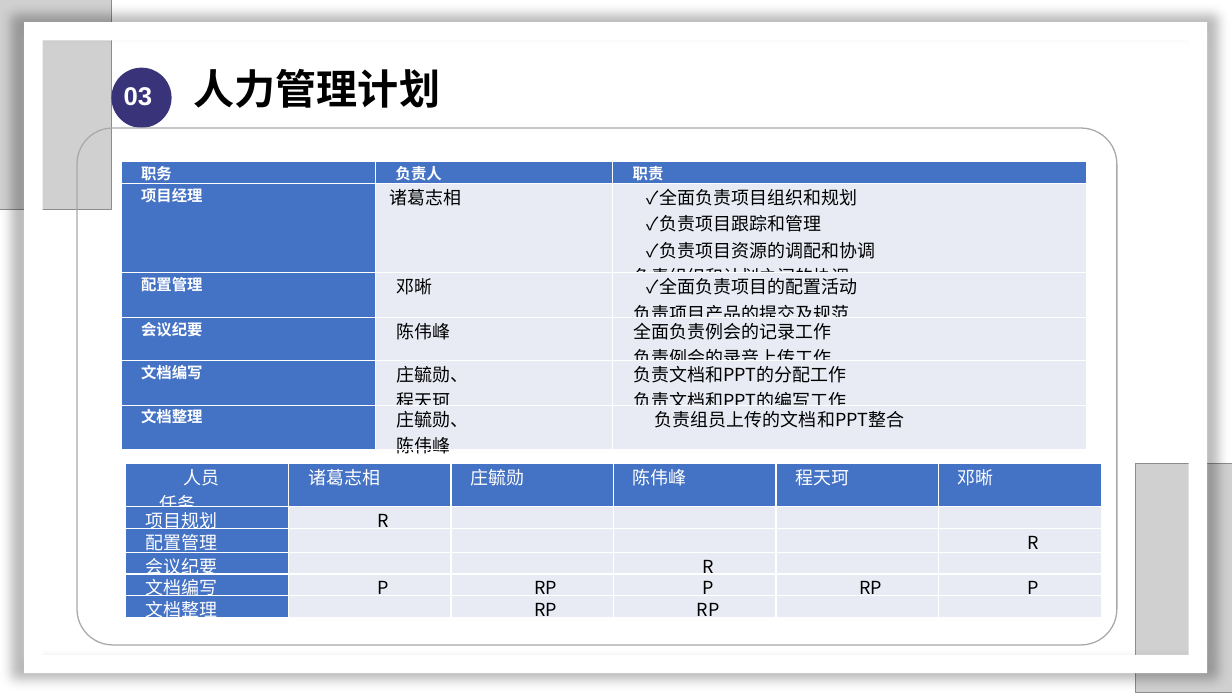
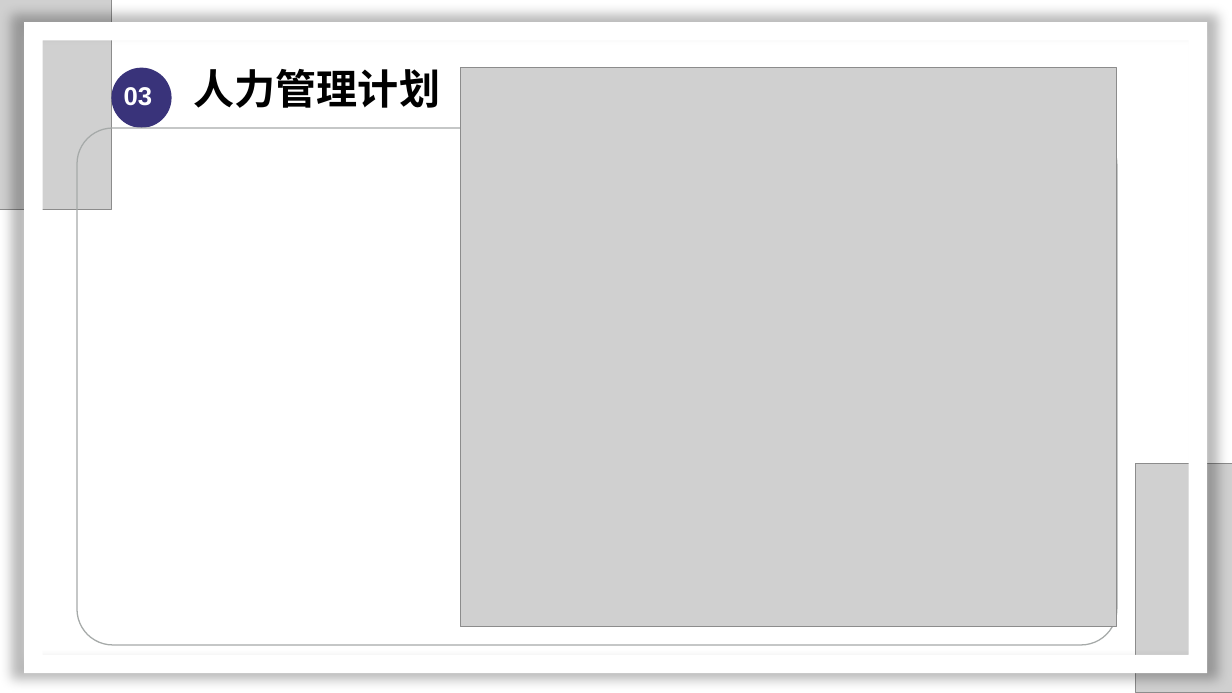
Before and after one commit to SarielX98/PRD2018G14, a slide deck: slide 33 of 受控文档/PPT/软件需求工程审核PPT.pptx (slide 29 before the commit). Drawn at 1232x693 pixels with LibreOffice and Linux fonts; fonts in the diff are those of the drawing; grey boxes stand for pictures; background and template pictures are left out. Boxes give left, top, right and bottom in pixels: in the first picture for what was removed or moved away, otherwise in the second. Text is boxed around its words. In the diff, an @@ line names an element or a change of style, - is before the commit and + after.

```diff
--- a/受控文档/PPT/软件需求工程审核PPT.pptx
+++ b/受控文档/PPT/软件需求工程审核PPT.pptx
@@ picture added at [460,67,1117,627] @@
@@ table removed at [121,162,1087,458], 6 rows, 3 columns @@
-职务 | 负责人 | 职责
-项目经理 | 诸葛志相 | ✓全面负责项目组织和规划 / ✓负责项目跟踪和管理 / ✓负责项目资源的调配和协调 / 负责组织和计划之间的协调
-配置管理 | 邓晰 | ✓全面负责项目的配置活动 / 负责项目产品的提交及规范
-会议纪要 | 陈伟峰 | 全面负责例会的记录工作 / 负责例会的录音上传工作
-文档编写 | 庄毓勋、 / 程天珂 | 负责文档和PPT的分配工作 / 负责文档和PPT的编写工作
-文档整理 | 庄毓勋、 / 陈伟峰 | 负责组员上传的文档和PPT整合
@@ table removed at [126,463,1102,626], 6 rows, 6 columns @@
-人员 / 任务 | 诸葛志相 | 庄毓勋 | 陈伟峰 | 程天珂 | 邓晰
-项目规划 | R |  |  |  | 
-配置管理 |  |  |  |  | R
-会议纪要 |  |  | R |  | 
-文档编写 | P | RP | P | RP | P
-文档整理 |  | RP | RP |  | 
```
Also in this commit, not shown: 19 other slides changed, 10 slides added, 1 slide removed, 1 other file.
